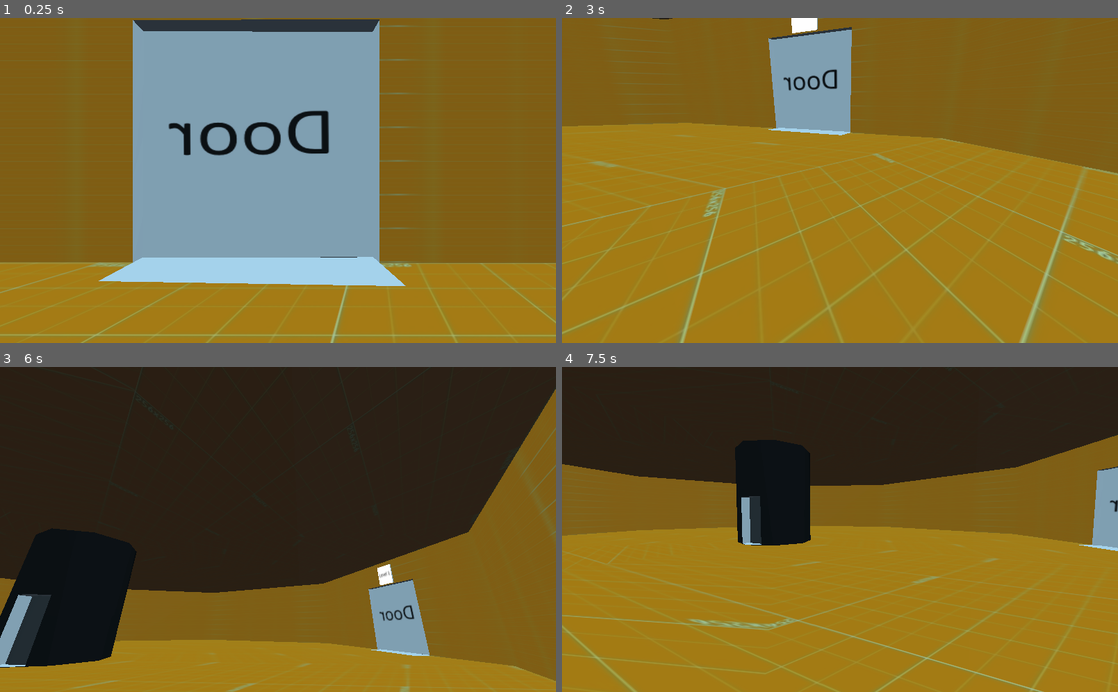
Above: before the commit, frames 1-4 (two rows, left to right).
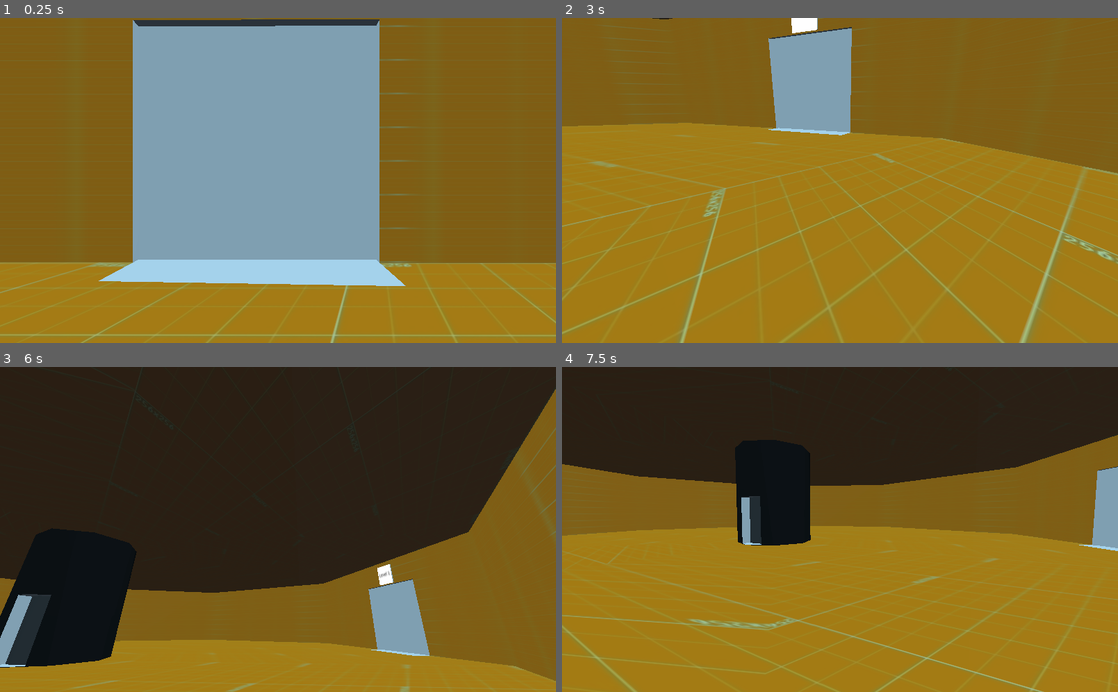
Above: after the commit, the same moments.

Repository: TheDjgamerProductions/DoomClone2022
Game: Godot game, scene res://Levels/Hub.tscn
Two runs of this game, one before a commit and one after it. Both use one fixed random seed, a clock stepped at 60 frames per second and the inputs below. This scene is started directly instead of the project's main scene.
Inputs (mouse positions are in pixels of both pictures, inside the frame that each line leads up to):
- Up to frame 1 (0.25 s): no input
- Up to frame 2 (3 s): tap Enter at 0.5 s; move the mouse to (867, 180) at 0.52 s; hold D (p_right) 0.53-1.28 s; tap E (p_interact) at 0.6, 1.55, 2.1 s; tap Space (p_jump) at 0.77, 1.52 s; move the mouse to (812, 180) at 1.27 s; hold S (p_back) 1.28-2.03 s; tap W (p_foward) at 1.35 s; move the mouse to (851, 174) at 2.02 s; hold D (p_right) from 2.03 s (still down); move the mouse to (834, 187) at 2.77 s; click (834, 187) at 2.85 s
- Up to frame 3 (6 s): tap Space (p_jump) at 3.02, 3.77, 4.52 s; tap E (p_interact) at 3.05, 3.6, 4.55, 5.1 s; move the mouse to (316, 532) at 3.52 s; release D (p_right) at 3.53 s; hold A (p_left) 3.53-5.03 s; move the mouse to (233, 526) at 4.27 s; tap W (p_foward) at 4.35 s; move the mouse to (283, 529) at 5.02 s; hold S (p_back) 5.03-5.78 s; move the mouse to (255, 523) at 5.77 s; hold D (p_right) from 5.78 s (still down); click (255, 523) at 5.85 s
- Up to frame 4 (7.5 s): keep holding D (p_right); tap Space (p_jump) at 6.02, 6.77 s; tap E (p_interact) at 6.05, 6.6 s; move the mouse to (867, 529) at 6.52 s; move the mouse to (812, 529) at 7.27 s; tap W (p_foward) at 7.35 s

The runs differ from the first frame. In frame 1, 2.3% of the frame differs, in the area x 25-68%, y 2-83%; in frame 2, 0.3%; in frame 3, 0.1%; in frame 4, less than 0.1%.

Commit message:
Made Door Work
Keycard functionality coming soon

Diff:
--- a/Assets/Keycard door/Keycard Door.gd
+++ b/Assets/Keycard door/Keycard Door.gd
@@ -1,8 +1,11 @@
-extends MeshInstance
+extends Spatial
 
 var playerNear = false
-onready var collider = get_node("StaticBody/CollisionShape")
+onready var collider = get_node("Keycard Door/StaticBody/CollisionShape")
 export(String) var keycard_colour
+onready var tween = get_node("Tween")
+onready var closedPosition = self.global_transform.origin
+export(int) var openHight
 
 
 # Declare member variables here. Examples:
@@ -12,22 +15,23 @@
 
 # Called when the node enters the scene tree for the first time.
 func _ready():
-	pass # Replace with function body.
+	print(closedPosition)
+	hasKeycard("red")
 
 
 # Called every frame. 'delta' is the elapsed time since the previous frame.
 func _physics_process(delta):
 	if playerNear && Input.is_action_just_pressed("p_interact"):
-		#Implment if player has keycard later
+		#if hasKeycard(Colour):
+			#open()
 		open()
-		#self.visible = false
-		#collider.disabled = true
 
 
 
 
 func _on_Area_body_entered(body:Node):
 	if (body.name) == "Player":
+		print("Player Near")
 		playerNear = true
 
 
@@ -38,9 +42,21 @@
 		playerNear = false
 
 func open():
-	var x = 0
-	while (x != 1.5):
-		print(x)
-		translate(Vector3(0,0.1,0))
-		x += 0.1
-		yield(get_tree().create_timer(0.1), "timeout")
+	print("Open")
+	tween.interpolate_property($".","translation",closedPosition,closedPosition + Vector3(0,openHight,0),0.5,tween.TRANS_LINEAR,tween.EASE_IN_OUT)
+	tween.start()
+	yield(get_tree().create_timer(5.0), "timeout")
+	close()
+
+func close():
+	print("Close")
+	tween.interpolate_property($".","translation",self.global_transform.origin,closedPosition,0.5,tween.TRANS_LINEAR,tween.EASE_IN_OUT)
+	tween.start()
+
+
+func hasKeycard(Colour):
+	print(Colour)
+	#for i in Player Inventory:
+		#If Is a key card
+			#if is same colour
+				#return true and break
--- a/Assets/Keycard door/Keycard Door.tscn
+++ b/Assets/Keycard door/Keycard Door.tscn
@@ -1,21 +1,35 @@
-[gd_scene load_steps=4 format=2]
+[gd_scene load_steps=5 format=2]
 
 [ext_resource path="res://Assets/Keycard door/Keycard Door.gd" type="Script" id=1]
 
 [sub_resource type="CubeMesh" id=2]
 
-[sub_resource type="BoxShape" id=1]
-extents = Vector3( 1, 0.40608, 1 )
+[sub_resource type="ConcavePolygonShape" id=3]
+data = PoolVector3Array( -1, 1, 1, 1, 1, 1, -1, -1, 1, 1, 1, 1, 1, -1, 1, -1, -1, 1, 1, 1, -1, -1, 1, -1, 1, -1, -1, -1, 1, -1, -1, -1, -1, 1, -1, -1, 1, 1, 1, 1, 1, -1, 1, -1, 1, 1, 1, -1, 1, -1, -1, 1, -1, 1, -1, 1, -1, -1, 1, 1, -1, -1, -1, -1, 1, 1, -1, -1, 1, -1, -1, -1, 1, 1, 1, -1, 1, 1, 1, 1, -1, -1, 1, 1, -1, 1, -1, 1, 1, -1, -1, -1, 1, 1, -1, 1, -1, -1, -1, 1, -1, 1, 1, -1, -1, -1, -1, -1 )
 
-[node name="Keycard Door" type="MeshInstance"]
-transform = Transform( 1, 0, 0, 0, 0.728847, 0, 0, 0, 1, 0, 0, 0 )
-mesh = SubResource( 2 )
+[sub_resource type="BoxShape" id=4]
+extents = Vector3( 1, 1, 1.34966 )
+
+[node name="Spatial" type="Spatial"]
 script = ExtResource( 1 )
 
-[node name="Area" type="Area" parent="."]
+[node name="Keycard Door" type="MeshInstance" parent="."]
+transform = Transform( 6.79444, 0, 0, 0, 5.7542, 0, 0, 0, 1, 0, 0, 0 )
+mesh = SubResource( 2 )
+material/0 = null
 
-[node name="CollisionShape" type="CollisionShape" parent="Area"]
-transform = Transform( 1, 0, 0, 0, 1, 0, 0, 0, 1, 0.00399685, -0.592986, 1.99033 )
-shape = SubResource( 1 )
+[node name="StaticBody" type="StaticBody" parent="Keycard Door"]
 
-[connection signal="body_entered" from="Area" to="." method="_on_Area_body_entered"]
+[node name="CollisionShape" type="CollisionShape" parent="Keycard Door/StaticBody"]
+shape = SubResource( 3 )
+
+[node name="Area" type="Area" parent="Keycard Door"]
+
+[node name="CollisionShape" type="CollisionShape" parent="Keycard Door/Area"]
+transform = Transform( 1, 0, 0, 0, 1, 0, 0, 0, 1, 0.0487561, -0.0875336, -0.0153699 )
+shape = SubResource( 4 )
+
+[node name="Tween" type="Tween" parent="."]
+
+[connection signal="body_entered" from="Keycard Door/Area" to="." method="_on_Area_body_entered"]
+[connection signal="body_exited" from="Keycard Door/Area" to="." method="_on_Area_body_exited"]
--- a/Levels/Hub.tscn
+++ b/Levels/Hub.tscn
@@ -1,9 +1,9 @@
-[gd_scene load_steps=9 format=2]
+[gd_scene load_steps=8 format=2]
 
 [ext_resource path="res://Assets/Player/Player.tscn" type="PackedScene" id=1]
 [ext_resource path="res://Assets/Textures/Wall Testing.material" type="Material" id=2]
-[ext_resource path="res://Assets/Textures/Door.jpg" type="Texture" id=3]
 [ext_resource path="res://Assets/Textures/L1.jpg" type="Texture" id=4]
+[ext_resource path="res://Assets/Keycard door/Keycard Door.tscn" type="PackedScene" id=5]
 
 [sub_resource type="SpatialMaterial" id=1]
 
@@ -12,9 +12,6 @@
 
 [sub_resource type="SpatialMaterial" id=5]
 albedo_color = Color( 0.262745, 0.262745, 0.262745, 1 )
-
-[sub_resource type="SpatialMaterial" id=3]
-albedo_texture = ExtResource( 3 )
 
 [node name="Spatial" type="Spatial"]
 transform = Transform( 1, 0, 0, 0, 1, 0, 0, 0, 1, 0.000810623, 0, 0.000140667 )
@@ -80,9 +77,6 @@
 height = 10.6407
 depth = 5.80187
 
-[node name="CSGBox5" type="CSGBox" parent="CSGCylinder"]
-transform = Transform( 0.922721, 0.0119959, -0.385282, 0.0101204, -0.999925, -0.00689542, -0.385336, 0.00246333, -0.922773, -22.6794, -3.20655, -70.7961 )
-width = 20.9026
-height = 17.0594
-depth = 0.248022
-material = SubResource( 3 )
+[node name="Keycard Door" parent="." instance=ExtResource( 5 )]
+transform = Transform( 0.920943, 0, 0.102464, 0, 1.27733, 0, -0.3772, 0, 0.250168, -16.2767, -2.98443, -50.3344 )
+openHight = 14
